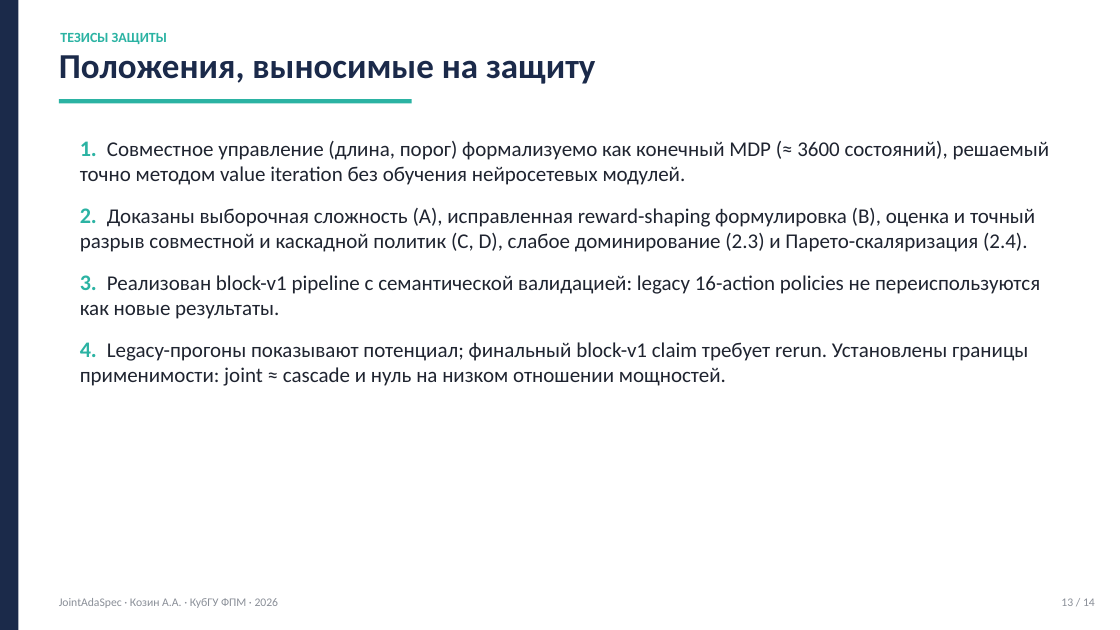
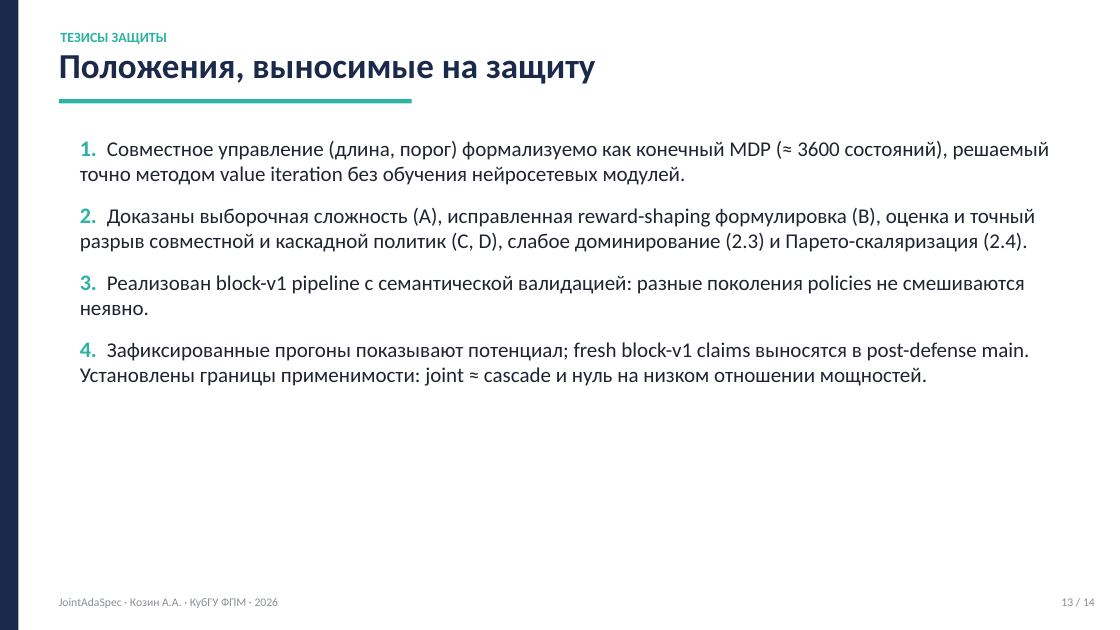
Before and after one commit to levvius/adaptive-speculative-decoding, a slide deck: slide 13 of papers/dist/JointAdaSpec_defense.pptx. Drawn at 1120x630 pixels with LibreOffice and Linux fonts; fonts in the diff are those of the drawing. Boxes give left, top, right and bottom in pixels: in the first picture for what was removed or moved away, otherwise in the second. Text is boxed around its words. In the diff, an @@ line names an element or a change of style, - is before the commit and + after.

Commit message:
chore: rebuild defense deck for thesis snapshot framing

```diff
--- a/papers/dist/JointAdaSpec_defense.pptx
+++ b/papers/dist/JointAdaSpec_defense.pptx
@@ text at (x1=80, y1=275, x2=1030, y2=386): text changed @@
-3. Реализован block-v1 pipeline с семантической валидацией: legacy 16-action policies не переиспользуются как новые результаты.
-4. Legacy-прогоны показывают потенциал; финальный block-v1 claim требует rerun. Установлены границы применимости: joint ≈ cascade и нуль на низком отношении мощностей.
+3. Реализован block-v1 pipeline с семантической валидацией: разные поколения policies не смешиваются неявно.
+4. Зафиксированные прогоны показывают потенциал; fresh block-v1 claims выносятся в post-defense main. Установлены границы применимости: joint ≈ cascade и нуль на низком отношении мощностей.
```
Also in this commit, not shown: 4 other slides changed, 2 other files.
